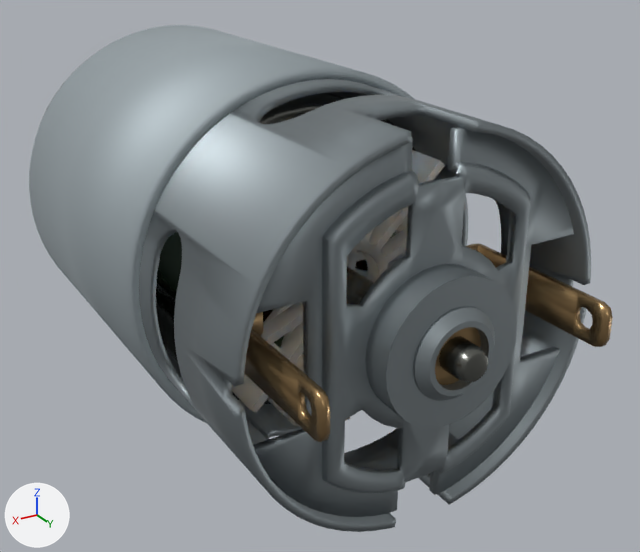
A saved change to the Blender file motors/RS-550 VC 18V 14teeth.blend.
One viewpoint serves both versions: a camera (50 mm lens) standing at (0.0408, 0.0788, 0.0331) and looking at (-0.0051, 0.0024, -0.0051). Lighting does not change. The marker at lower left points along +X, +Y and +Z.

Objects in the first picture: 'Cylinder', 'axis', 'back', 'base', 'contacts', 'cover', 'fan', 'magnets'.
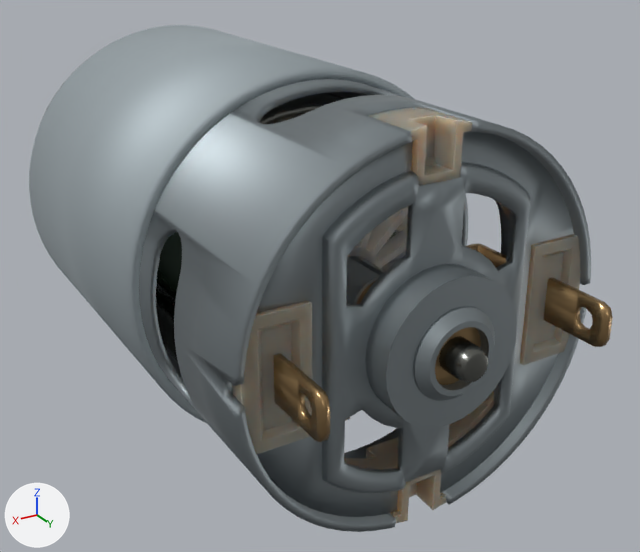
Location of each change, (x1, y1, x2, y2) in pixels of the pictures (640 x 552 px):
```json
{"object": "plastics", "change": "added", "after": [232, 108, 581, 523]}
{"object": "fan", "change": "unchanged, covered by the edit", "before": [232, 150, 467, 427], "after": [345, 202, 467, 421]}
```

Scene script edits in JSON lines:
```json
{"op": "add", "block": "mat_natural_plastic", "code": ["mat_natural_plastic = principled_material('natural plastic')", "mat_natural_plastic.base_color = (0.287, 0.254, 0.201)  # grey #928a7c", "mat_natural_plastic.ior = 1.45", "mat_natural_plastic.subsurface_weight = 1.0", "mat_natural_plastic.subsurface_radius = (0.2, 0.1, 0.05)", "mat_natural_plastic.subsurface_scale = 0.006", "mat_natural_plastic.transmission_weight = 0.1"]}
{"op": "add", "block": "me_cylinder_007", "code": ["me_cylinder_007 = bpy.data.meshes.new('Cylinder.007')", "me_cylinder_007.from_pydata(...)  # 102 vertices, 87 faces; spans x 0.0..0.017, y 0.0225..0.0282, z 0.0..0.0177", "me_cylinder_007.polygons.foreach_set('use_smooth', [True] * 87)", "me_cylinder_007.materials.append(mat_natural_plastic)  # grey #928a7c"]}
{"op": "add", "block": "ob_plastics", "code": ["ob_plastics = bpy.data.objects.new('plastics', me_cylinder_007)", "ob_plastics.location = (0.0, 0.0, 0.0)", "_m = ob_plastics.modifiers.new('Mirror', 'MIRROR')", "_m.use_axis = (True, False, True)"]}
```
